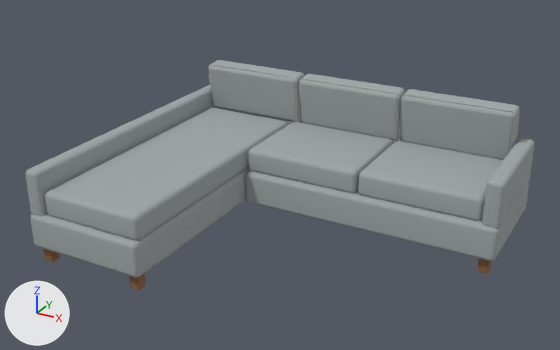
The Blender file assets-source/blender/everyday-sectional-track-left.blend as it was, and as the next commit left it.
Before and after are seen from a 50 mm lens placed at (2.3, -4.35, 2.67), pointed at (-0.08, -0.02, 0.51). Lighting does not change. The marker at lower left points along +X, +Y and +Z. The first picture is the older version.

Objects in the first picture: 'attached tailored back', 'attached tailored back sewn welt', 'attached tailored back sewn welt.001', 'attached tailored back sewn welt.002', 'attached tailored back.001', 'attached tailored back.002', 'chaise base', 'long chaise seat', 'separate sofa seat', 'separate sofa seat.001', 'sofa base', 'soft track arm', 'soft track arm.001' and 3 more.
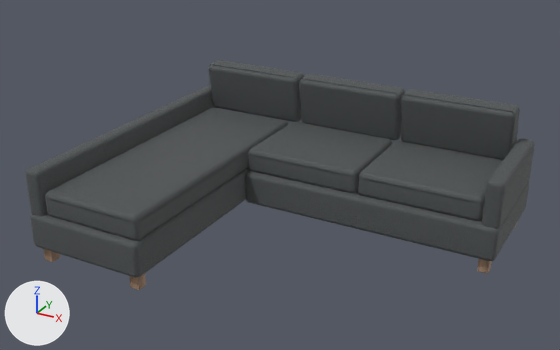
Patch to the scene script:
```diff
--- a/assets-source/blender/everyday-sectional-track-left.blend.py
+++ b/assets-source/blender/everyday-sectional-track-left.blend.py
@@ mat_soft_grey_chenille_003 @@
+mat_soft_grey_chenille_003 = bpy.data.materials.new('soft-grey-chenille.003')
+# colours: dark grey #5f6465
+# uses the picture img_material_chenille_color_jpg
+# uses the picture img_material_chenille_normal_jpg
+# uses the picture img_material_chenille_orm_jpg
@@ me_cube_314 @@
 me_cube_314.from_pydata(...)  # 56 vertices, 54 faces; spans x -1.4..-0.5, y -1.1..1.1, z 0.11..0.37
-me_cube_314.materials.append(mat_soft_grey_chenille)  # grey #a2a8aa
+me_cube_314.materials.append(mat_soft_grey_chenille_003)
@@ me_cube_315 @@
 me_cube_315.from_pydata(...)  # 56 vertices, 54 faces; spans x -0.5..1.4, y 0.18..1.1, z 0.11..0.37
-me_cube_315.materials.append(mat_soft_grey_chenille)  # grey #a2a8aa
+me_cube_315.materials.append(mat_soft_grey_chenille_003)
@@ me_cube_316 @@
 me_cube_316.from_pydata(...)  # 56 vertices, 54 faces; spans x -1.27..-0.51, y -1.07..0.93, z 0.36..0.54
-me_cube_316.materials.append(mat_soft_grey_chenille)  # grey #a2a8aa
+me_cube_316.materials.append(mat_soft_grey_chenille_003)
@@ me_long_chaise_seat_sewn_welt @@
-me_long_chaise_seat_sewn_welt.from_pydata(...)  # 174 vertices, 170 faces; spans x -1.27..-0.51, y -1.06..0.93, z 0.5
-me_long_chaise_seat_sewn_welt.materials.append(mat_seam)  # light grey #bfbaac
+me_long_chaise_seat_sewn_welt.from_pydata(...)  # 174 vertices, 170 faces; spans x -1.27..-0.51, y -1.07..0.93, z 0.5
+# edits to the shape of me_long_chaise_seat_sewn_welt do not show in these pictures
+me_long_chaise_seat_sewn_welt.materials.append(mat_seam_010)  # dark grey #515556
@@ me_cube_317 @@
 me_cube_317.from_pydata(...)  # 56 vertices, 54 faces; spans x -0.494..0.384, y 0.218..0.956, z 0.358..0.541
-me_cube_317.materials.append(mat_soft_grey_chenille)  # grey #a2a8aa
+me_cube_317.materials.append(mat_soft_grey_chenille_003)
@@ me_cube_318 @@
 me_cube_318.from_pydata(...)  # 56 vertices, 54 faces; spans x 0.396..1.274, y 0.218..0.956, z 0.358..0.541
-me_cube_318.materials.append(mat_soft_grey_chenille)  # grey #a2a8aa
+me_cube_318.materials.append(mat_soft_grey_chenille_003)
@@ me_cube_319 @@
 me_cube_319.from_pydata(...)  # 56 vertices, 54 faces; spans x -1.274..-0.433, y 0.882..1.1, z 0.521..0.93
-me_cube_319.materials.append(mat_soft_grey_chenille)  # grey #a2a8aa
+# me_cube_319 part 2: texture (UV) coordinates of 54 of 54 faces, centred in x -1.274..-0.433, y 0.886..1.097, z 0.524..0.927, changed; they spanned u 0.12..0.88, v 0.0..1.0 and now span u -3.53..4.87, v 2.24..4.27
+me_cube_319.materials.append(mat_soft_grey_chenille_003)
@@ me_attached_tailored_back_sewn_welt @@
-me_attached_tailored_back_sewn_welt.from_pydata(...)  # 174 vertices, 170 faces; spans x -1.27..-0.436, y 0.903..0.908, z 0.53..0.92
-me_attached_tailored_back_sewn_welt.materials.append(mat_seam)  # light grey #bfbaac
+me_attached_tailored_back_sewn_welt.from_pydata(...)  # 174 vertices, 170 faces; spans x -1.27..-0.436, y 0.903..0.91, z 0.535..0.92
+# edits to the shape of me_attached_tailored_back_sewn_welt do not show in these pictures
+me_attached_tailored_back_sewn_welt.materials.append(mat_seam_010)  # dark grey #515556
@@ me_cube_320 @@
 me_cube_320.from_pydata(...)  # 56 vertices, 54 faces; spans x -0.421..0.421, y 0.882..1.1, z 0.521..0.93
-me_cube_320.materials.append(mat_soft_grey_chenille)  # grey #a2a8aa
+# me_cube_320 part 1: texture (UV) coordinates of 54 of 54 faces, centred in x -0.421..0.421, y 0.886..1.097, z 0.524..0.927, changed; they spanned u 0.12..0.88, v 0.0..1.0 and now span u -1.43..3.92, v 1.89..3.92
+me_cube_320.materials.append(mat_soft_grey_chenille_003)
@@ me_attached_tailored_back_sewn_welt_001 @@
 me_attached_tailored_back_sewn_welt_001.from_pydata(...)  # 174 vertices, 170 faces; spans x -0.417..0.417, y 0.903..0.908, z 0.53..0.92
-me_attached_tailored_back_sewn_welt_001.materials.append(mat_seam)  # light grey #bfbaac
+me_attached_tailored_back_sewn_welt_001.materials.append(mat_seam_010)  # dark grey #515556
@@ me_cube_321 @@
 me_cube_321.from_pydata(...)  # 56 vertices, 54 faces; spans x 0.433..1.274, y 0.882..1.1, z 0.521..0.93
-me_cube_321.materials.append(mat_soft_grey_chenille)  # grey #a2a8aa
+me_cube_321.materials.append(mat_soft_grey_chenille_003)
@@ me_attached_tailored_back_sewn_welt_002 @@
-me_attached_tailored_back_sewn_welt_002.from_pydata(...)  # 174 vertices, 170 faces; spans x 0.436..1.27, y 0.903..0.908, z 0.53..0.92
-me_attached_tailored_back_sewn_welt_002.materials.append(mat_seam)  # light grey #bfbaac
+me_attached_tailored_back_sewn_welt_002.from_pydata(...)  # 174 vertices, 170 faces; spans x 0.436..1.27, y 0.903..0.908, z 0.536..0.92
+# edits to the shape of me_attached_tailored_back_sewn_welt_002 do not show in these pictures
+me_attached_tailored_back_sewn_welt_002.materials.append(mat_seam_010)  # dark grey #515556
@@ me_cube_322 @@
 me_cube_322.from_pydata(...)  # 56 vertices, 54 faces; spans x -1.4..-1.28, y -1.09..1.08, z 0.34..0.68
-me_cube_322.materials.append(mat_soft_grey_chenille)  # grey #a2a8aa
+me_cube_322.materials.append(mat_soft_grey_chenille_003)
@@ me_cube_323 @@
 me_cube_323.from_pydata(...)  # 56 vertices, 54 faces; spans x 1.28..1.4, y 0.193..1.081, z 0.342..0.679
-me_cube_323.materials.append(mat_soft_grey_chenille)  # grey #a2a8aa
+me_cube_323.materials.append(mat_soft_grey_chenille_003)
@@ ob_tailoring___individual_saddle_stitches @@
+ob_tailoring___individual_saddle_stitches = bpy.data.objects.new('Tailoring - individual saddle stitches', me_tailoring___individual_saddle_stitches)  # 1984 vertices, 1488 faces; spans x -1.23..1.23, y -1.01..0.27, z 0.54; in mat_seam_010 (dark grey #515556)
+ob_tailoring___individual_saddle_stitches.location = (0.0, 0.0, 0.0)
```

Boxes [x1, y1, x2, y2] around the edits, measured in the pictures (560 x 350 px):
'long chaise seat', recoloured (darker)
    both: [45, 108, 289, 240]
'sofa base', recoloured (darker)
    both: [245, 170, 529, 261]
'separate sofa seat.001', recoloured (darker)
    both: [358, 141, 503, 221]
'chaise base', recoloured (darker)
    both: [30, 167, 250, 277]
'separate sofa seat', recoloured (darker)
    both: [248, 122, 393, 193]
'attached tailored back.002', recoloured (grey to black)
    both: [401, 89, 520, 160]
'soft track arm', recoloured (darker)
    both: [25, 85, 219, 216]
'attached tailored back.001', recoloured, surface changed (grey to black)
    both: [299, 74, 405, 140]
'attached tailored back', recoloured, surface changed (grey to black)
    both: [209, 60, 304, 122]
'soft track arm.001', recoloured (darker)
    both: [482, 138, 535, 229]
'attached tailored back sewn welt.002', recoloured
    both: [399, 94, 515, 151]
'long chaise seat sewn welt', recoloured
    both: [45, 151, 249, 222]
'attached tailored back sewn welt', recoloured
    both: [209, 64, 297, 121]
'attached tailored back sewn welt.001', recoloured
    both: [299, 78, 399, 142]
'Tailoring - individual saddle stitches', added
    after: [66, 152, 473, 208]
